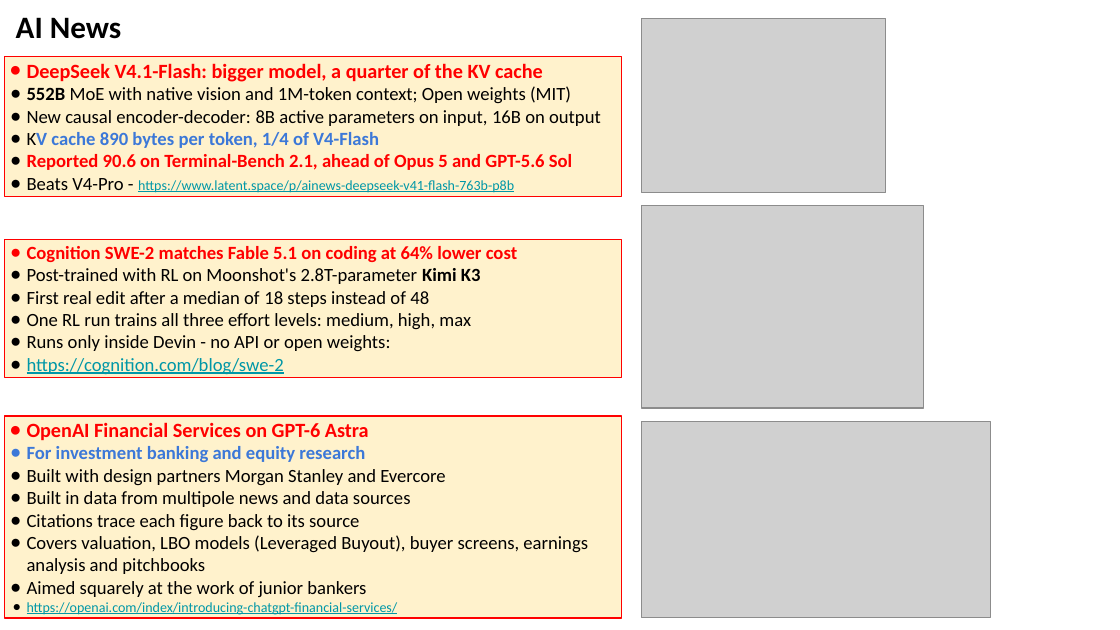
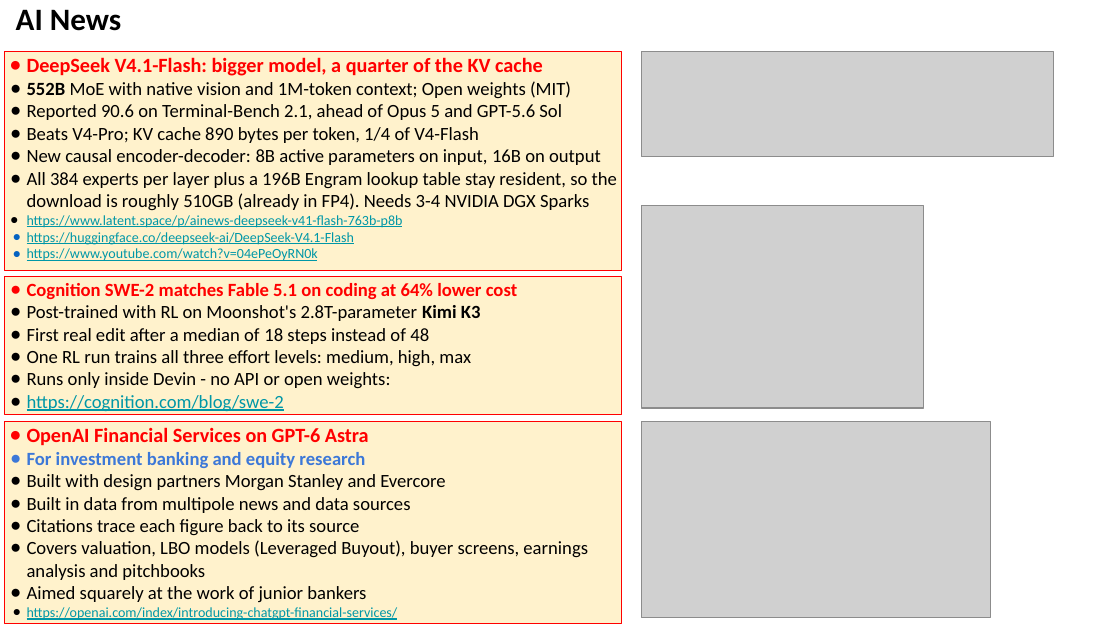
Before and after one commit to lselector/seminar, a slide deck: slide 14 of 2026/2026-09-18-AI-News.pptx. Drawn at 1120x630 pixels with LibreOffice and Linux fonts; fonts in the diff are those of the drawing; grey boxes stand for pictures. Boxes give left, top, right and bottom in pixels: in the first picture for what was removed or moved away, otherwise in the second. Text is boxed around its words. In the diff, an @@ line names an element or a change of style, - is before the commit and + after.

Commit message:
update

```diff
--- a/2026/2026-09-18-AI-News.pptx
+++ b/2026/2026-09-18-AI-News.pptx
@@ text "AI News" moved from (x1=16, y1=17, x2=122, y2=39) to (x1=16, y1=9, x2=122, y2=31) @@
@@ picture removed at (x1=642, y1=18, x2=886, y2=193) @@
@@ rectangle "DeepSeek V4.1-Flash: bigger model, a ..." resized from (x1=4, y1=57, x2=622, y2=197) to (x1=4, y1=52, x2=622, y2=271) @@
@@ picture added at (x1=642, y1=52, x2=1054, y2=157) @@
@@ text in rectangle at (x1=27, y1=104, x2=562, y2=143): paragraphs added @@
+● Reported 90.6 on Terminal-Bench 2.1, ahead of Opus 5 and GPT-5.6 Sol
+● Beats V4-Pro; KV cache 890 bytes per token, 1/4 of V4-Flash
@@ text in rectangle at (x1=27, y1=172, x2=617, y2=261): text changed; size 12 to 9 pt; bold off @@
-● KV cache 890 bytes per token, 1/4 of V4-Flash
-● Reported 90.6 on Terminal-Bench 2.1, ahead of Opus 5 and GPT-5.6 Sol
-● Beats V4-Pro - https://www.latent.space/p/ainews-deepseek-v41-flash-763b-p8b
+● All 384 experts per layer plus a 196B Engram lookup table stay resident, so the download is roughly 510GB (already in FP4). Needs 3-4 NVIDIA DGX Sparks
+● https://www.latent.space/p/ainews-deepseek-v41-flash-763b-p8b
+● https://huggingface.co/deepseek-ai/DeepSeek-V4.1-Flash
+● https://www.youtube.com/watch?v=04ePeOyRN0k
@@ rectangle "Cognition SWE-2 matches Fable 5.1 ..." moved from (x1=4, y1=240, x2=622, y2=377) to (x1=4, y1=277, x2=622, y2=414) @@
@@ rectangle "OpenAI Financial Services on GPT-6 ..." moved from (x1=4, y1=416, x2=622, y2=617) to (x1=4, y1=421, x2=622, y2=623) @@
```
Also in this commit, not shown: 2 other slides changed, 9 slides added.
